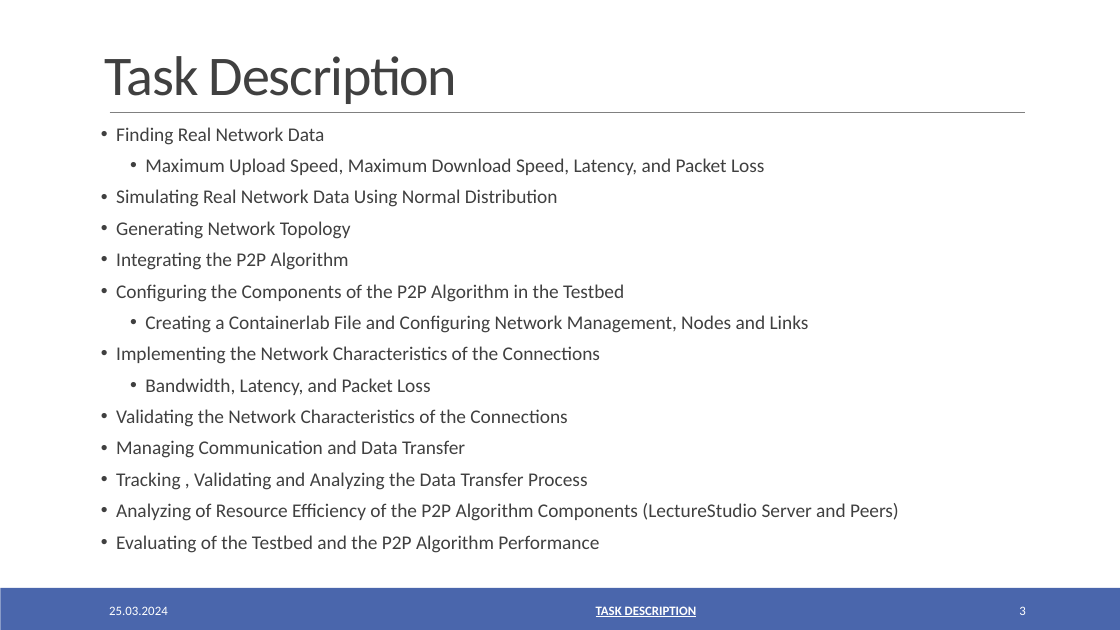
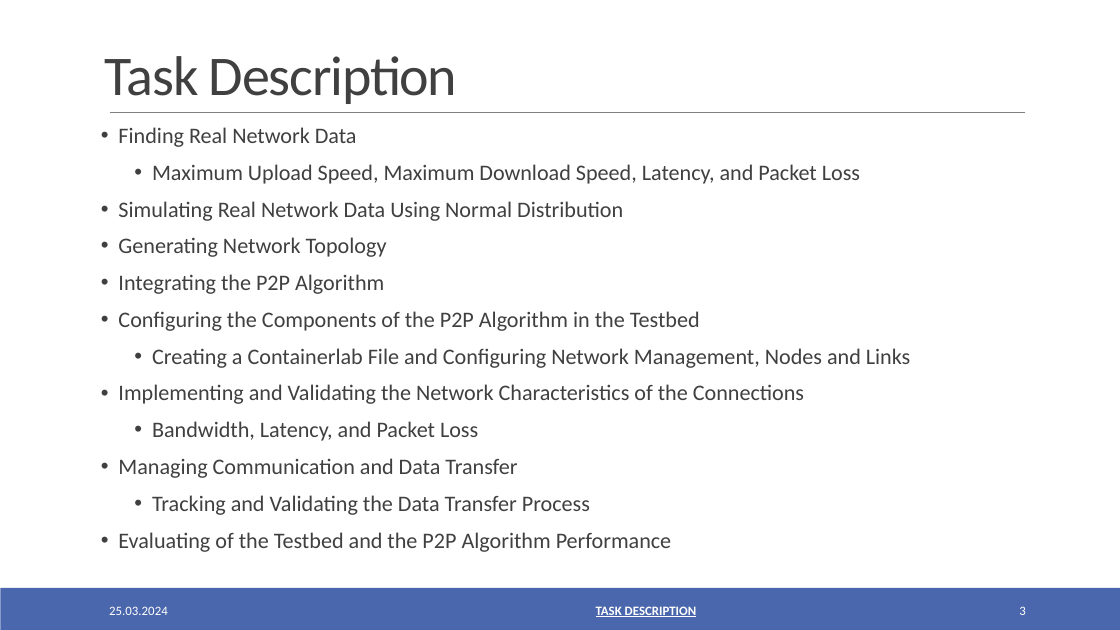
Before and after one commit to oezcankaraca/abschlussvortrag, a slide deck: slide 3 of Abschlussvortrag.pptx. Drawn at 1120x630 pixels with LibreOffice and Linux fonts; fonts in the diff are those of the drawing. Boxes give left, top, right and bottom in pixels: in the first picture for what was removed or moved away, otherwise in the second. Text is boxed around its words. In the diff, an @@ line names an element or a change of style, - is before the commit and + after.

```diff
--- a/Abschlussvortrag.pptx
+++ b/Abschlussvortrag.pptx
@@ text at <box>118,127,910,552</box>: size 16.5 to 19 pt in "Finding Real Network Data", "Maximum Upload Speed, Maximum Download Speed, Latency, ...", "Simulating Real Network Data Using Normal Distribution", "Generating Network Topology" and 6 more places; indent changed; more space between paragraphs @@
@@ text at <box>118,384,804,404</box>: text changed; size 16.5 to 19 pt @@
-• Implementing the Network Characteristics of the Connections
+• Implementing and Validating the Network Characteristics of the Connections
@@ text at <box>116,409,567,427</box>: paragraph removed @@
-• Validating the Network Characteristics of the Connections
@@ text at <box>152,495,590,515</box>: text changed; size 16.5 to 19 pt @@
-• Tracking , Validating and Analyzing the Data Transfer Process
-• Analyzing of Resource Efficiency of the P2P Algorithm Components (LectureStudio Server and Peers)
+  • Tracking and Validating the Data Transfer Process
```
Also in this commit, not shown: 14 other slides changed, 1 slide removed, 3 other files.
